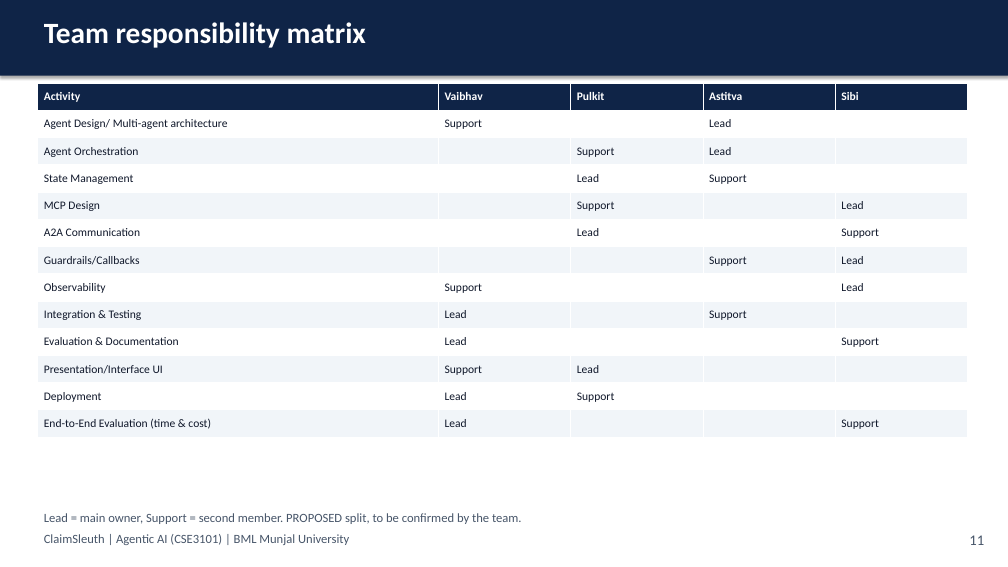
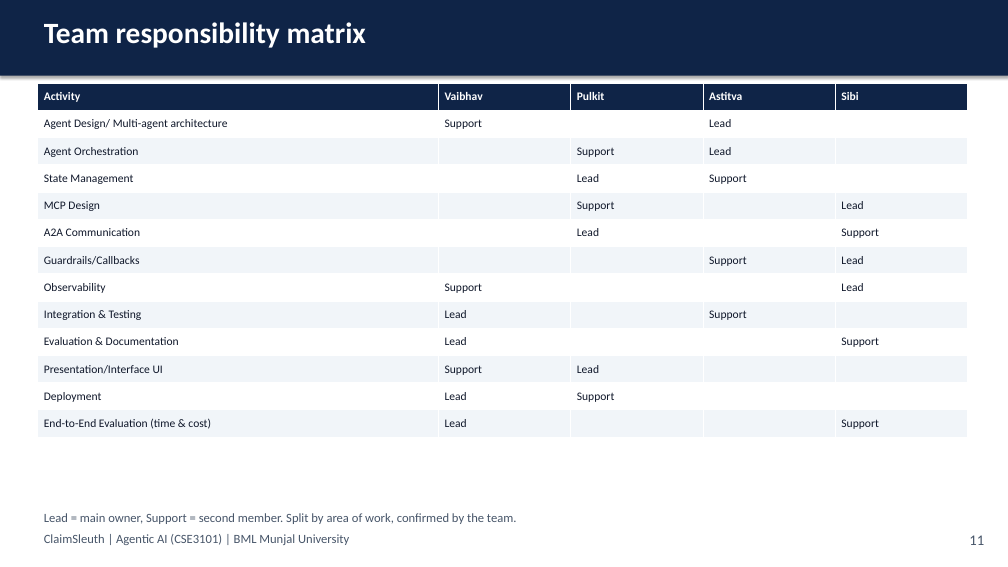
Before and after one commit to astitvasaxena/ClaimSleuth_simple, a slide deck: slide 12 of docs/submission/ClaimSleuth_Final_Presentation.pptx. Drawn at 1008x567 pixels with LibreOffice and Linux fonts; fonts in the diff are those of the drawing. Boxes give left, top, right and bottom in pixels: in the first picture for what was removed or moved away, otherwise in the second. Text is boxed around its words. In the diff, an @@ line names an element or a change of style, - is before the commit and + after.

```diff
--- a/docs/submission/ClaimSleuth_Final_Presentation.pptx
+++ b/docs/submission/ClaimSleuth_Final_Presentation.pptx
@@ text at <box>44,513,517,524</box>: text changed @@
-Lead = main owner, Support = second member. PROPOSED split, to be confirmed by the team.
+Lead = main owner, Support = second member. Split by area of work, confirmed by the team.
```
Also in this commit, not shown: 10 other slides changed, 11 other files.
